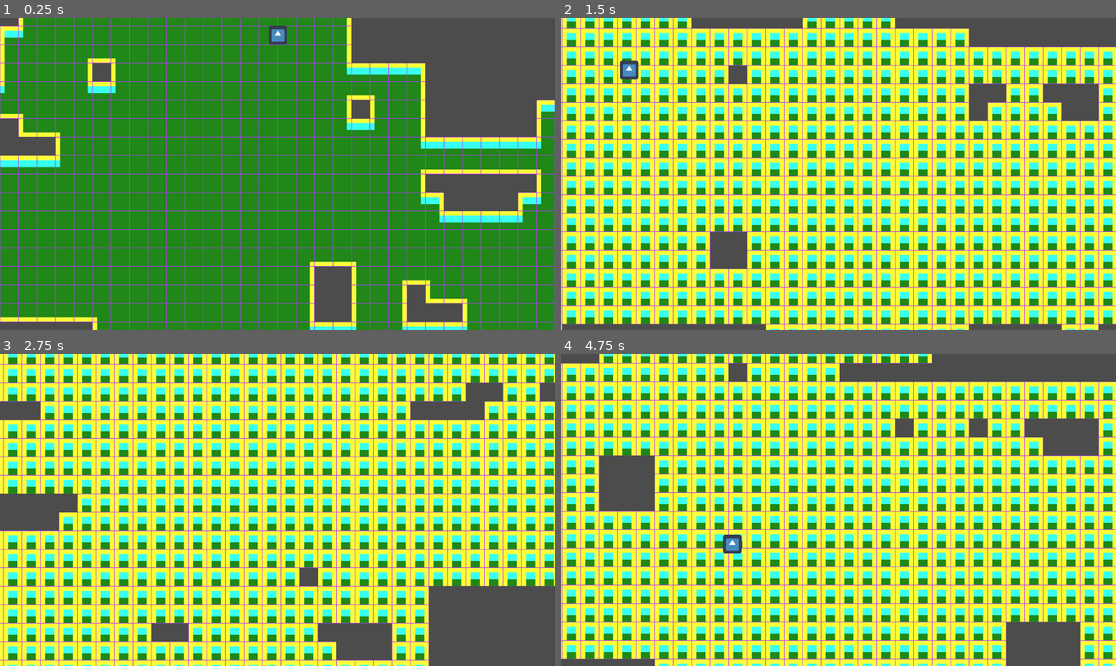
Above: before the commit, frames 1-4 (two rows, left to right).
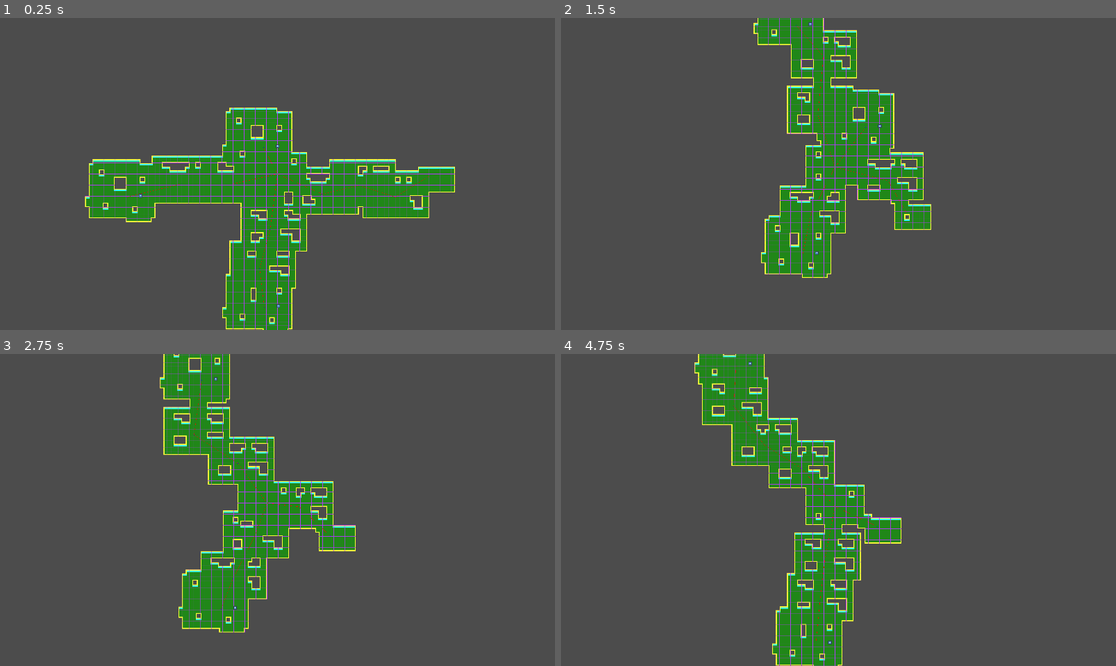
Above: after the commit, the same moments.

Repository: philipp-gaddi/tower
Game: Godot game, scene res://world/firstdungeon/firstdungeon.tscn
The game is run twice, just before and just after one commit, with the same random seed, the same clock (stepped at 60 frames per second) and the same inputs. This scene is started directly instead of the project's main scene. The engine's default icon, where the game draws it, is replaced by a stand-in: a white triangle on a blue panel in a dark square.
Inputs (mouse positions are in pixels of both pictures, inside the frame that each line leads up to):
- Up to frame 1 (0.25 s): no input
- Up to frame 2 (1.5 s): tap Enter (ui_accept) at 0.5, 0.77, 0.8, 1.07, 1.35 s; move the mouse to (960, 158) at 0.52 s; hold Right (ui_right) 0.53-1.28 s; tap Tab (ui_focus_next) at 0.6 s; move the mouse to (727, 189) at 1.27 s; hold Down (ui_down) from 1.28 s (still down)
- Up to frame 3 (2.75 s): tap Enter (ui_accept) at 1.52, 1.82, 2.3 s; tap Tab (ui_focus_next) at 1.55 s; move the mouse to (333, 441) at 2.02 s; release Down (ui_down) at 2.03 s; hold Right (ui_right) from 2.03 s (still down); click (333, 441) at 2.1 s
- Up to frame 4 (4.75 s): tap Enter (ui_accept) at 2.75, 3.02, 3.32, 3.77, 3.8, 4.07, 4.52 s; move the mouse to (810, 572) at 2.77 s; release Right (ui_right) at 2.78 s; hold Up (ui_up) 2.78-3.53 s; right-click (810, 572) at 2.85 s; tap Tab (ui_focus_next) at 3.05, 3.6, 4.35 s; move the mouse to (1005, 556) at 3.52 s; hold Left (ui_left) from 3.53 s (still down); move the mouse to (672, 463) at 4.27 s

The runs differ from the first frame. In frame 1, 73% of the frame differs, in the area x 0-100%, y 0-100%; in frame 2, 91%; in frame 3, 87%; in frame 4, 88%.

Commit message:
bug fixes first dungeon generator

Diff:
--- a/tower_game/world/firstdungeon/firstdungeon.tscn
+++ b/tower_game/world/firstdungeon/firstdungeon.tscn
@@ -12,6 +12,8 @@
 z_index = 1
 
 [node name="Tilemap" parent="." instance=ExtResource( 2 )]
+show_behind_parent = true
 
 [node name="TestCam" parent="." instance=ExtResource( 3 )]
 current = true
+zoom = Vector2( 5, 5 )
--- a/tower_game/world/firstdungeon/firstdungeongenerator.gd
+++ b/tower_game/world/firstdungeon/firstdungeongenerator.gd
@@ -1,6 +1,6 @@
 extends Node2D
 
-var dungeon_room_center_coordinates
+
 onready var room1_scene = preload("res://world/firstdungeon/rooms/room1.tscn")
 onready var seal1_scene = preload("res://world/firstdungeon/rooms/seal1.tscn")
 onready var start_scene = preload("res://world/firstdungeon/rooms/startroom.tscn")
@@ -13,22 +13,19 @@
 export(int, 200, 500) var distance_min = 500
 export(int) var game_seed = 21061988
 
+var dungeon_room_center_coordinates = []
+var tile_map_region = Rect2()
 
 func _ready():
 	seed(game_seed)
 
-	create_room_center_coordinates2()
-
-	place_rooms2()
-
-	make_corridors()
-
-	$Tilemap.update_bitmask_region(Vector2(-200,-200), Vector2(200,200))
+	make_map()
 
 func reset():
 	for c in $Stuff.get_children():
 		c.queue_free()
 	$Tilemap.clear()
+	tile_map_region = Rect2()
 
 
 func create_room_center_coordinates2():
@@ -80,12 +77,13 @@
 		final_scenes_stack.append(seal1_scene.instance())
 	final_scenes_stack.append(trade_scene.instance())
 
-	var room = room1_scene.instance()
+#	var room = room1_scene.instance()
+	var room_tilemap = room1_scene.instance().get_node("Tilemap")
 	for coord_array in dungeon_room_center_coordinates:
 
 		for i in range(coord_array.size()-1):
 			var offset = $Tilemap.world_to_map(coord_array[i])
-			add_tiles_to_tileset(room.get_node("Tilemap").get_used_cells(), offset)
+			add_tiles_to_tileset(room_tilemap.get_used_cells(), offset)
 
 		var final_room = final_scenes_stack.pop_front()
 		var final_offset = coord_array[-1]
@@ -103,6 +101,7 @@
 	for coord_array in dungeon_room_center_coordinates:
 		var start_v = Vector2.ZERO
 		for coord in coord_array:
+			coord = $Tilemap.world_to_map(coord)
 			$Tilemap.draw_corridor(start_v, coord, 2.0, true)
 			start_v = coord
 
@@ -110,19 +109,21 @@
 	for t in tiles:
 		$Tilemap.set_cellv(t + offset, 0)
 
+func make_map():
+
+	reset()
+	create_room_center_coordinates2()
+	place_rooms2()
+	make_corridors()
+	tile_map_region = $Tilemap.get_used_rect()
+	$Tilemap.update_bitmask_region(tile_map_region.position, tile_map_region.end)
+	update()
 
 func _input(event):
 	if event.is_action_released("ui_accept"):
-		reset()
-		create_room_center_coordinates2()
-		place_rooms2()
-		make_corridors()
-		update()
+		make_map()
 
 func _draw():
-
-	if dungeon_room_center_coordinates == null:
-		return
 
 	for coord_array in dungeon_room_center_coordinates:
 		var start_coord = Vector2.ZERO
--- a/tower_game/world/firstdungeon/tilemap/Tilemap.gd
+++ b/tower_game/world/firstdungeon/tilemap/Tilemap.gd
@@ -11,7 +11,7 @@
 #	draw_room(Rect2(Vector2(4,4), Vector2(7,7)))
 	pass
 
-
+# input map coordinates!
 func draw_corridor(start:Vector2, end:Vector2, half_thickness:int = 3, only_on_free=false):
 
 	var vector2_pool:PoolVector2Array = bresehnham_algorithmus(start, end)
